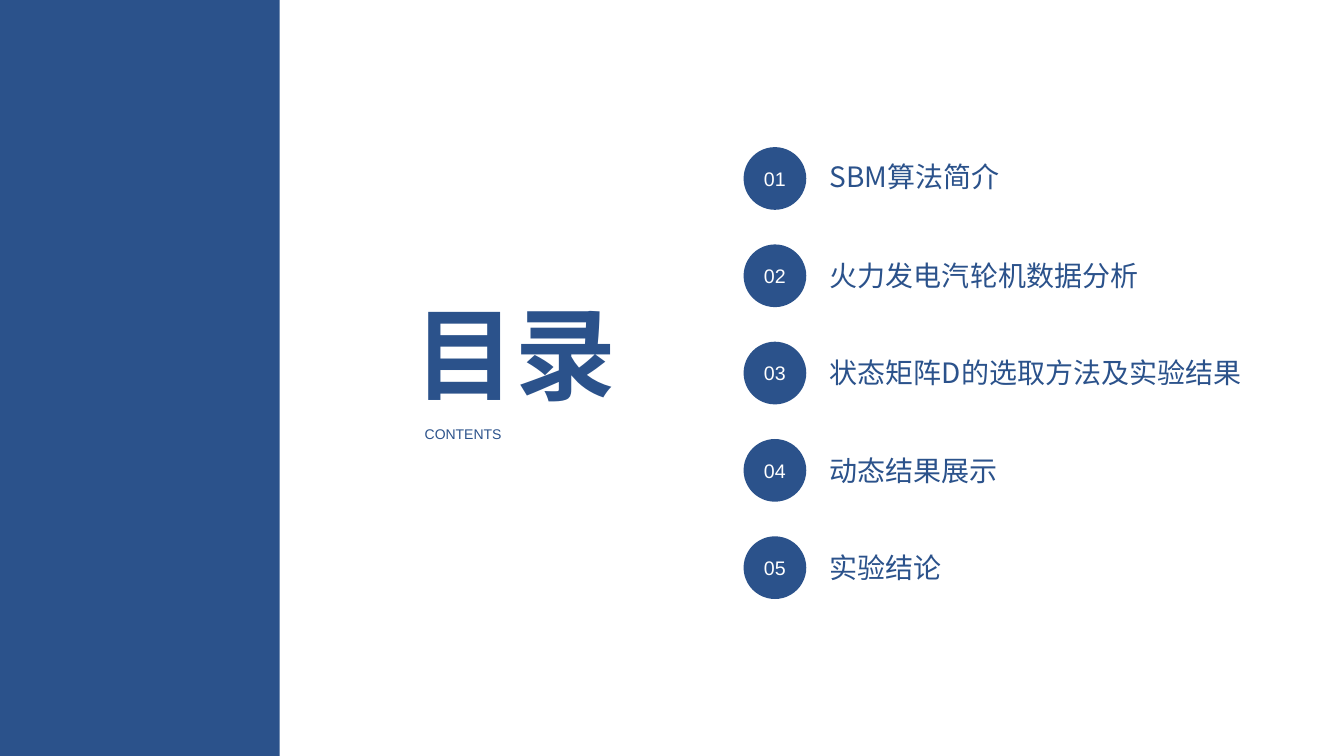
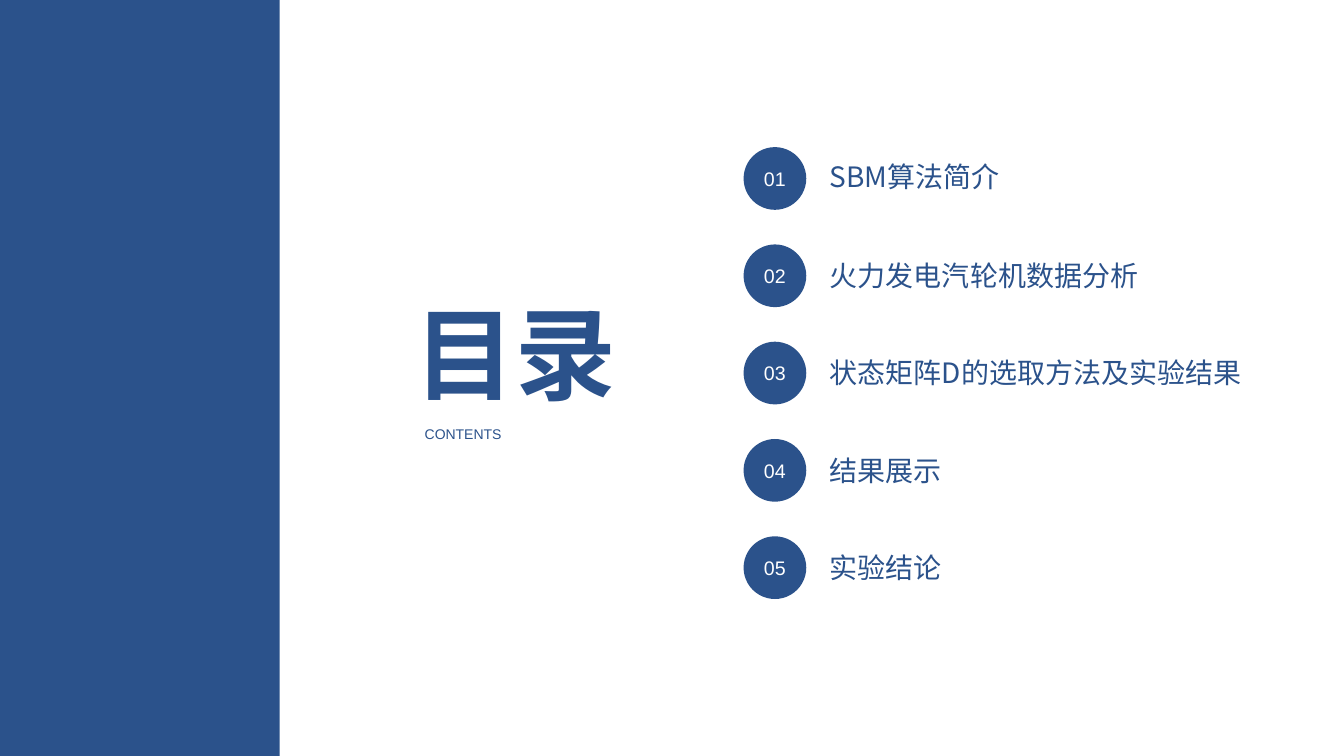
Before and after one commit to MMMMMz/SBM, a slide deck: slide 2 of SBM大作业汇报.pptx. Drawn at 1344x756 pixels with LibreOffice and Linux fonts; fonts in the diff are those of the drawing. Boxes give left, top, right and bottom in pixels: in the first picture for what was removed or moved away, otherwise in the second. Text is boxed around its words. In the diff, an @@ line names an element or a change of style, - is before the commit and + after.

```diff
--- a/SBM大作业汇报.pptx
+++ b/SBM大作业汇报.pptx
@@ text at bbox=[830, 457, 942, 484]: text changed @@
-动态结果展示
+结果展示
```
Also in this commit, not shown: 10 other slides changed, 1 slide added, 3 other files.
